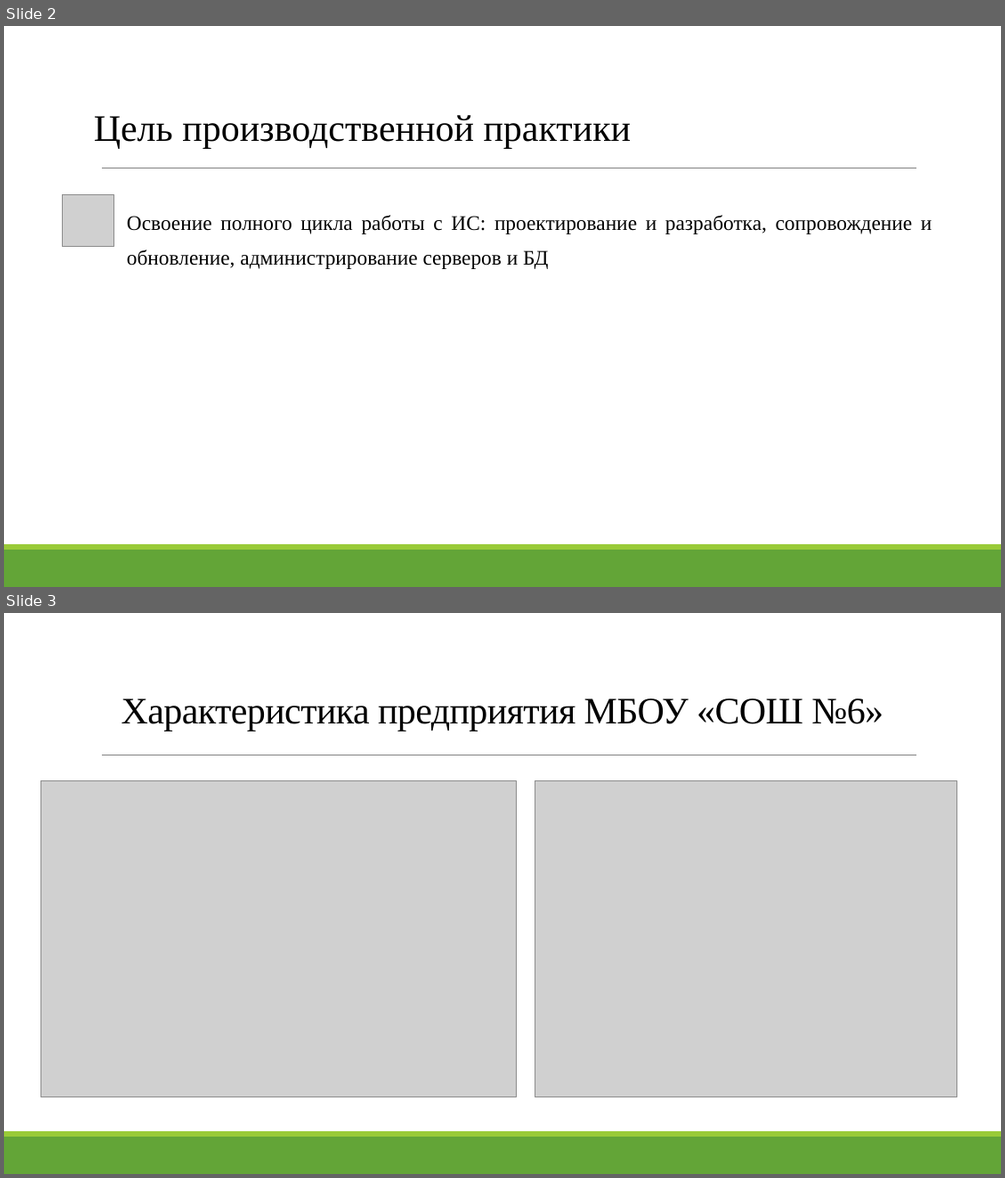
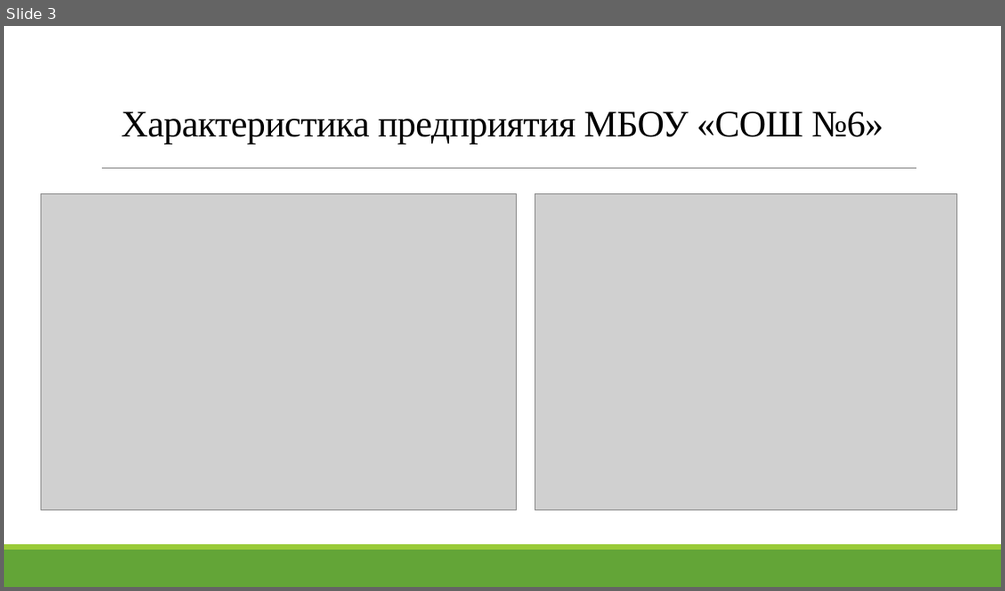
Before and after one commit to lizamlzw/yupk, a slide deck: практика Макарова.pptx. Shown one above the other, each under a label of ours: slides 2 and 3 before the commit, slide 3 after it. The pictures are 1005x1178 and 1005x591 pixels, drawn with LibreOffice and Linux fonts; fonts in the diff are those of the drawing; grey boxes stand for pictures. Boxes give left, top, right and bottom in pixels: in the first picture for what was removed or moved away, otherwise in the second. Text is boxed around its words. In the diff, an @@ line names an element or a change of style, - is before the commit and + after.

```diff
--- a/практика Макарова.pptx
+++ b/практика Макарова.pptx
@@ slide 2 removed at [4,26,1001,587], background #FFFFFF; not listed: 3 template elements that a slide beside it also shows @@
@@ title removed at [94,115,631,148] @@
-Цель производственной практики
@@ picture removed at [63,195,114,247] @@
@@ text removed at [127,215,931,269] @@
-Освоение полного цикла работы с ИС: проектирование и разработка, сопровождение и обновление, администрирование серверов и БД
```
Also in this commit, not shown: 1 slide changed, 8 slides added, 11 other slides removed, 1 other file.
